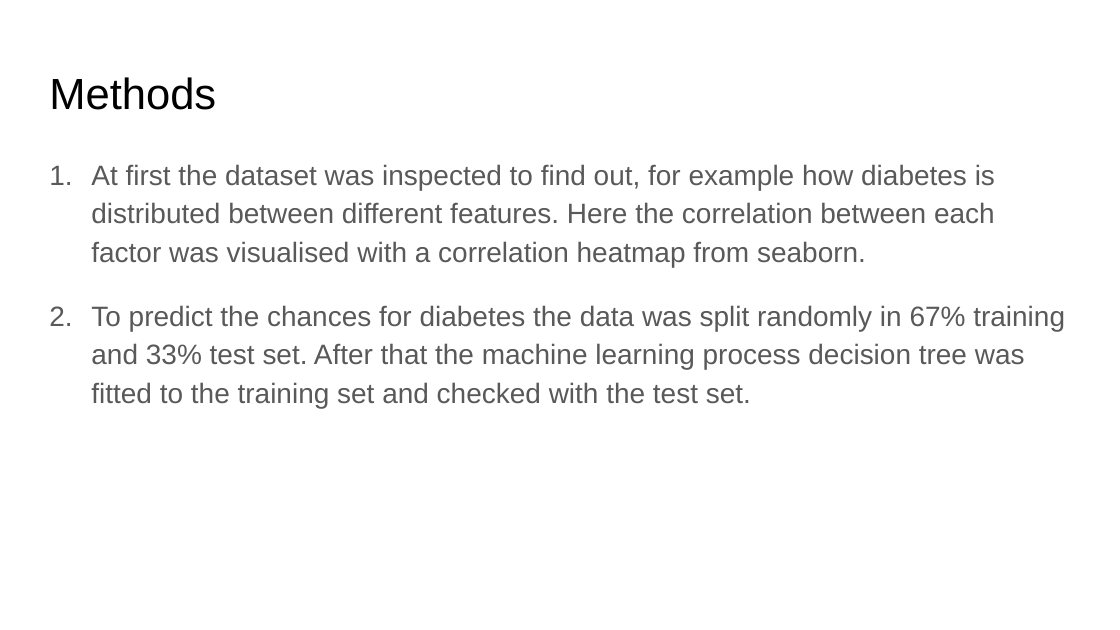
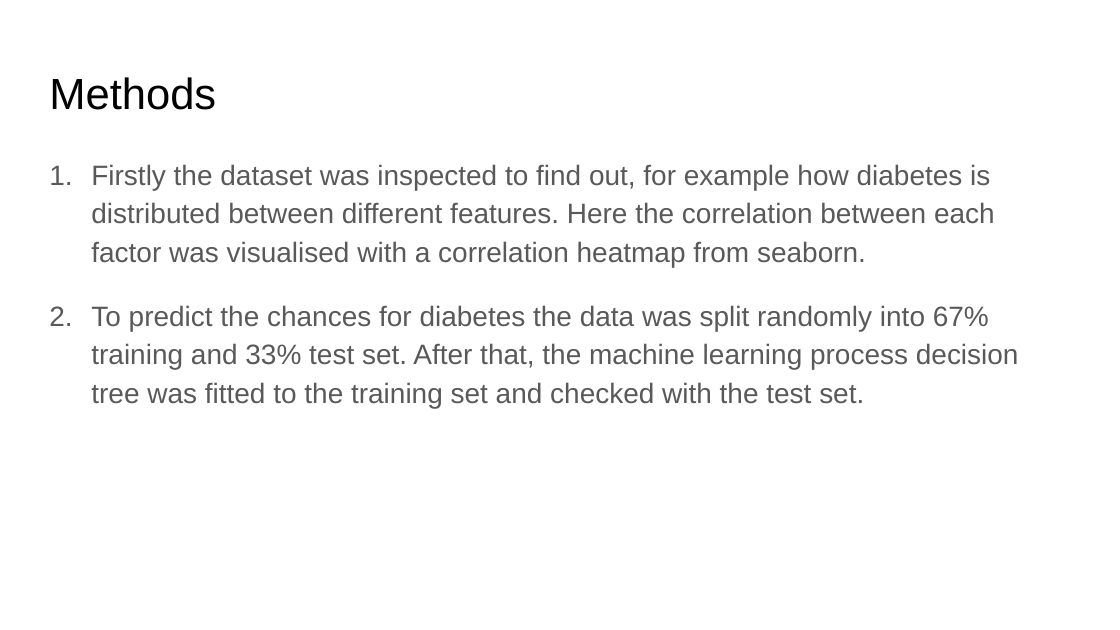
Before and after one commit to an-m-t/EDX-Final-Project-Week, a slide deck: slide 8 of Diabetes_Presentation.pptx. Drawn at 1120x630 pixels with LibreOffice and Linux fonts; fonts in the diff are those of the drawing. Boxes give left, top, right and bottom in pixels: in the first picture for what was removed or moved away, otherwise in the second. Text is boxed around its words. In the diff, an @@ line names an element or a change of style, - is before the commit and + after.

```diff
--- a/Diabetes_Presentation.pptx
+++ b/Diabetes_Presentation.pptx
@@ text at [91, 164, 1019, 408]: text changed @@
-1. At first the dataset was inspected to find out, for example how diabetes is distributed between different features. Here the correlation between each factor was visualised with a correlation heatmap from seaborn.
-2. To predict the chances for diabetes the data was split randomly in 67% training and 33% test set. After that the machine learning process decision tree was fitted to the training set and checked with the test set.
+1. Firstly the dataset was inspected to find out, for example how diabetes is distributed between different features. Here the correlation between each factor was visualised with a correlation heatmap from seaborn.
+2. To predict the chances for diabetes the data was split randomly into 67% training and 33% test set. After that, the machine learning process decision tree was fitted to the training set and checked with the test set.
```
Also in this commit, not shown: 10 other slides changed.
